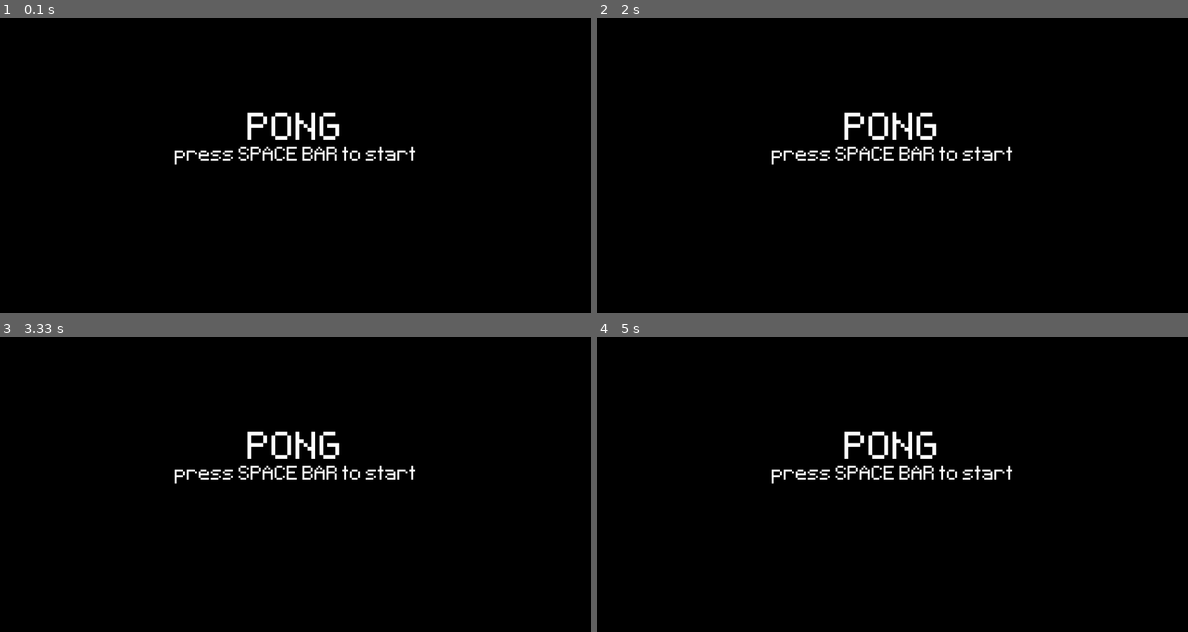
Above: before the commit, frames 1-4 (two rows, left to right).
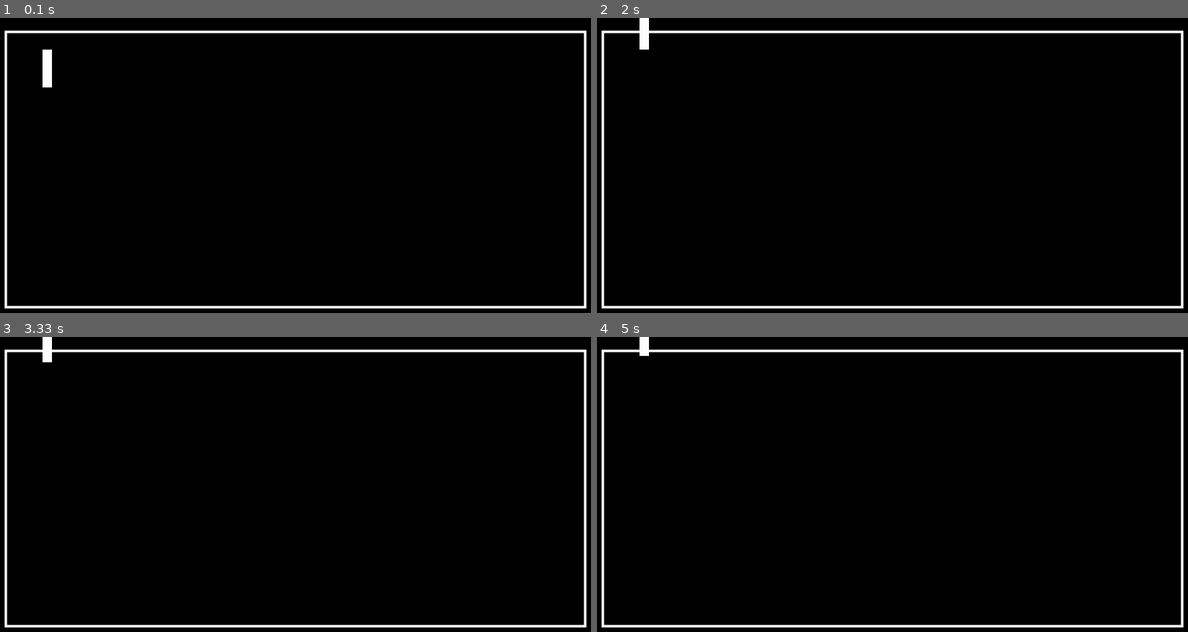
Above: after the commit, the same moments.

Repository: K-M-Shehan/pygame-brewery
Game: pygame game, started from pong.py
Same seed, same stepped clock (60 frames per second), same inputs: the game is played once before the commit and once after it.
Inputs:
- Up to frame 1 (0.1 s): no input
- Up to frame 2 (2 s): hold W 0.33-0.8 s; hold S 0.83-1.13 s; hold W 1.17-1.53 s; hold S 1.57-1.93 s; hold W from 1.97 s (still down)
- Up to frame 3 (3.33 s): release W at 2.27 s; hold S 2.3-2.6 s; hold W 2.63-3 s; hold S from 3.03 s (still down)
- Up to frame 4 (5 s): release S at 3.4 s; hold W 3.43-3.73 s; hold S 3.77-4.07 s; hold W 4.1-4.47 s; hold S 4.5-4.87 s; hold W from 4.9 s (still down)

The runs differ from the first frame. In frame 1, 4.9% of the frame differs, in the area x 0-100%, y 4-99%; in frame 2, 4.9%; in frame 3, 4.9%; in frame 4, 4.8%.

Commit message:
removed menu and added movement to pong
removed the menu because it was distracting (will add it later) and added the movement to the left pong

Diff:
--- a/pong.py
+++ b/pong.py
@@ -6,38 +6,32 @@
 screen = pygame. display.set_mode((960, 480))
 pygame.display.set_caption('Pong by supremestrawhat')
 clock = pygame.time.Clock()
-main_font = pygame.font.Font('data/font/Pixeltype.ttf', 100)
-sub_font = pygame.font.Font('data/font/Pixeltype.ttf', 50)
-game_state = 'menu'
-
-# titles
-title_surf = main_font.render('PONG', False, (255, 255, 255))
-title_rect = title_surf.get_rect(center = (480, 180))
-
-subt_surf = sub_font.render('press SPACE BAR to start', False, (255, 255, 255))
-subt_rect = subt_surf.get_rect(center = (480, 220))
 
 # game
+left_pong_pos = pygame.Vector2(80, 50)
 box_rect = pygame.Rect(20, 20, 920, 440)
+pong_rect = pygame.Rect(left_pong_pos, (15, 60))
 
 while True:
     for event in pygame.event.get():
         if event.type == pygame.QUIT:
             pygame.quit()
             exit()
-        if game_state == 'menu' and (event.type == pygame.KEYDOWN and event.key == pygame.K_SPACE):
-            game_state = 'play'
 
+    keys = pygame.key.get_pressed()
+    if keys[pygame.K_w]:
+        left_pong_pos.y -= 5
+    if keys[pygame.K_s]:
+        left_pong_pos.y += 5
 
+    pong_rect.topleft = (int(left_pong_pos.x), int(left_pong_pos.y))
+    # render shit
+    screen.fill('black')
+    pygame.draw.rect(screen, 'white', box_rect, 4) # the border box
+    pygame.draw.rect(screen, 'white', pong_rect)
+        # the pong, which can only move up and down
+        # the ball spawns from mid and moves to right first
 
-    # render shit
-    if game_state == 'menu':
-        screen.blit(title_surf, title_rect)
-        screen.blit(subt_surf, subt_rect)
-
-    elif game_state == 'play':
-        pygame.draw.rect(screen, 'black', box_rect)
-        pygame.draw.rect(screen, 'white', box_rect, 4)
 
 
 
